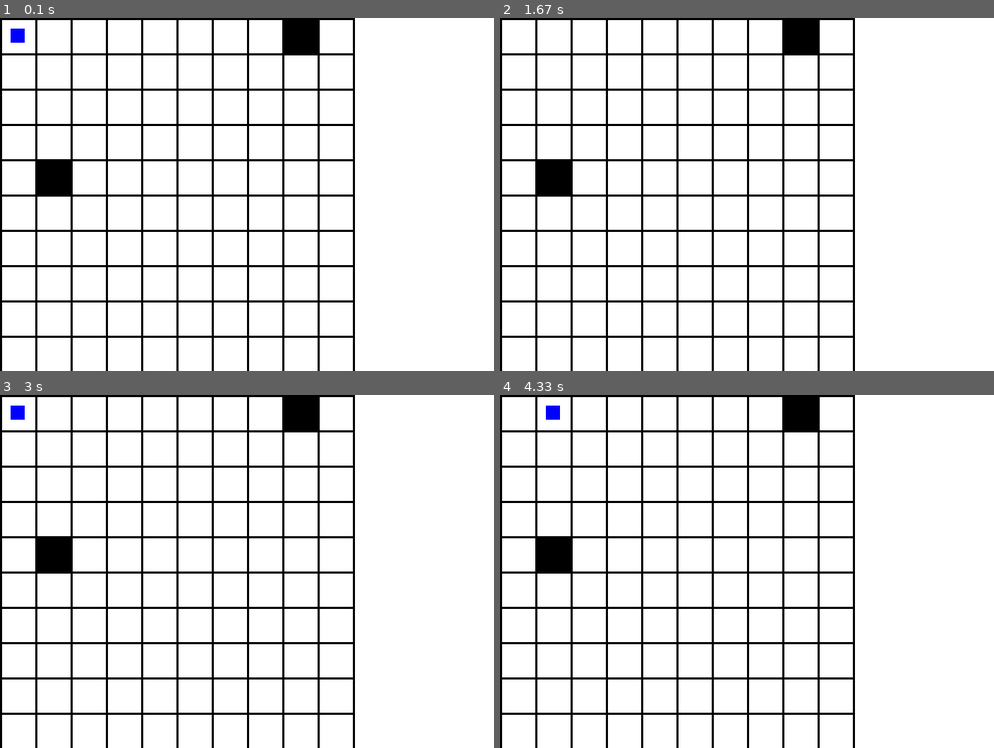
Above: before the commit, frames 1-4 (two rows, left to right).
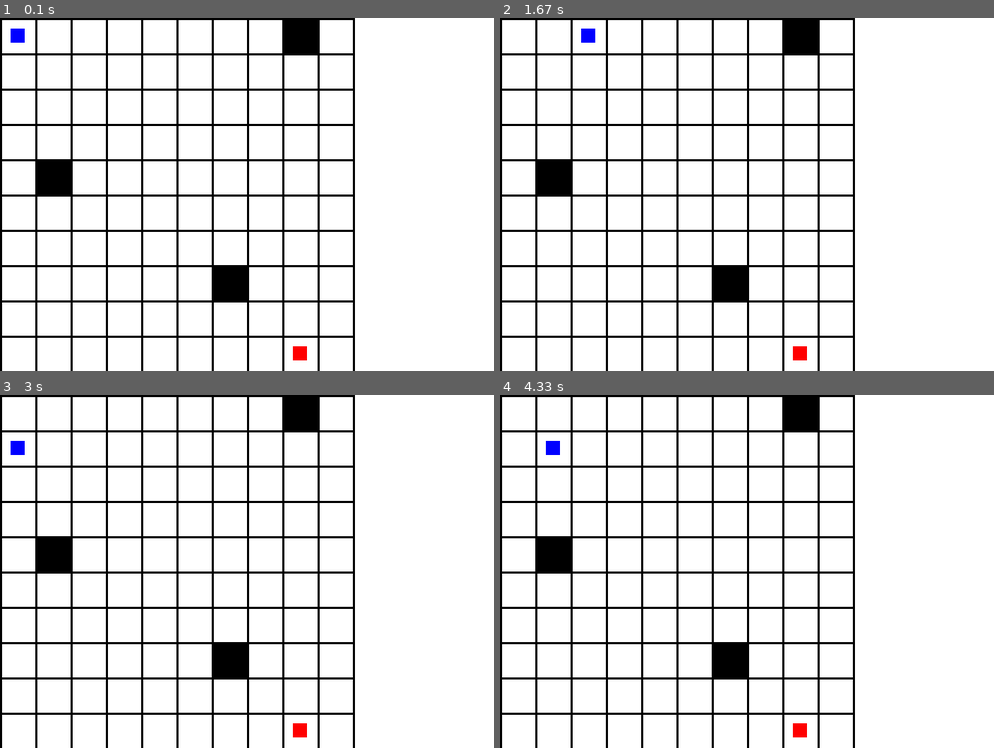
Above: after the commit, the same moments.

Repository: Vincent-lau/pygame_project
Game: pygame game, started from edu_game.py
Two runs of this game, one before a commit and one after it. Both use one fixed random seed, a clock stepped at 60 frames per second and the inputs below.
Inputs:
- Up to frame 1 (0.1 s): no input
- Up to frame 2 (1.67 s): hold Right 0.33-0.8 s; hold Up 0.83-1.13 s; hold Right 1.17-1.63 s
- Up to frame 3 (3 s): hold Left 1.67-2.2 s; hold Down 2.23-2.53 s; hold Left 2.57-2.97 s
- Up to frame 4 (4.33 s): hold Up 3-3.37 s; hold Right 3.4-4.03 s; hold Down from 4.07 s (still down)

The runs differ from the first frame. In frame 1, 0.7% of the frame differs, in the area x 43-63%, y 70-97%; in frame 2, 0.9%; in frame 3, 1.0%, in the area x 2-63%, y 3-97%; in frame 4, 1.0%.

Commit message:
princess added

Diff:
--- a/edu_game.py
+++ b/edu_game.py
@@ -46,9 +46,8 @@
         elif dirY<0:
             newR=self.cor[0] - 1
 
+        flag = (0<=newR<10) and (0<=newC<10) and (maze[newR][newC]!=1)
 
-        flag = (maze[newR][newC]==0)
-        print(flag)
 
         if flag:
             if dirX:
@@ -57,7 +56,6 @@
             if dirY:
                 self.rect.move_ip(0 , dirY)
                 self.cor[0]=newR
-        print(self.cor)
 
 
 class Tile(pg.sprite.Sprite):
@@ -74,9 +72,9 @@
    [0, 1, 0, 0, 0, 0, 0, 0, 0, 0],
    [0, 0, 0, 0, 0, 0, 0, 0, 0, 0],
    [0, 0, 0, 0, 0, 0, 0, 0, 0, 0],
+   [0, 0, 0, 0, 0, 0, 1, 0, 0, 0],
    [0, 0, 0, 0, 0, 0, 0, 0, 0, 0],
-   [0, 0, 0, 0, 0, 0, 0, 0, 0, 0],
-   [0, 0, 0, 0, 0, 0, 0, 0, 0, 0],]
+   [0, 0, 0, 0, 0, 0, 0, 0, 2, 0],]
 
 tile_group=pg.sprite.Group()
 wall_group=pg.sprite.Group()
@@ -104,13 +102,20 @@
             wall_group.add(wall)
             all_sprites_group.add(wall)
 
-        if(maze[i][j]):
+        if(maze[i][j]==1):
 
 
             size=(500/10,500/10)
             tile=Tile((j*50,i*50),size,BLACK)
             tile_group.add(tile)
             all_sprites_group.add(tile)
+
+        elif maze[i][j]==2:
+            size = (20,20)
+            princess = Tile((j * 50+15, i * 50+15), size, RED)
+
+            all_sprites_group.add(princess)
+
 
 myPlayer=Player([15,15],[20,20],BLUE)
 all_sprites_group.add(myPlayer)
